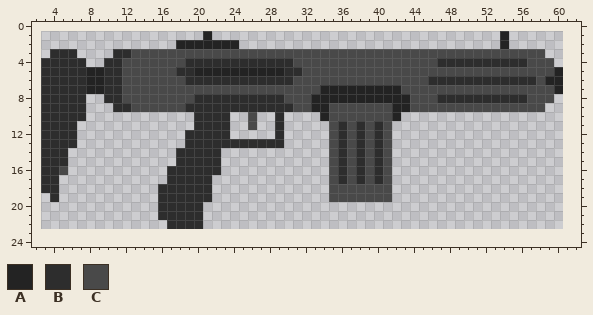
Pixel-art sprite: src/assets/weapons/shotgun/sprite.png. The picture above is the old version.
The file is 58x22 pixels. Pixels under 10% opacity are left out. Colours within 5 levels of each other are drawn and written as one. Shown: x 2..62, y 0..24. The old version is drawn lined up with the new one, on the new canvas.
Palette (. is transparent): A #232323  B #2d2d2d  C #494949
Pixels before, first column x 3:
 1 ..................A................................A......
 2 ...............AAAAAAA.............................A......
 3 .BBB....BBCCCCCCCCCCCCCCCCCCCCCCCCCCCCCCCCCCCCCCCCCCCCCC..
 4 BBBBB..BBCCCCCCCBBBBBBBBBBBBCCCCCCCCCCCCCCCCBBBBBBBBBBCCC.
 5 BBBBBAABBCCCCCCBBAAAAAAAAAABBCCCCCCCCCCCCCCCCCCCCCCCCCCCCA
 6 BBBBBAABBCCCCCCCBBBBBBBBBBBBCCCCCCCCCCCCCCCBBBBBBBBBBBBCAA
 7 BBBBBAABBCCCCCCCCCCCCCCCCCCCCCCAAAAAAAAACCCCCCCCCCCCCCCCCA
 8 BBBBB..BBCCCCCCCCBBBBBBBBBBCCCAAAAAAAAAAACCCBBBBBBBBBBCCC.
 9 BBBBB...BBCCCCCCBBBBBBBBBBBBCCAACCCCCCCAACCCCCCCCCCCCCCC..
10 BBBBB............BBBB..C..B....ACCCCCCCA..................
11 BBBB.............BBBB..C..B.....CBCBCBC...................
12 BBBB............BBBBB.....B.....CBCBCBC...................
13 BBBB............BBBBBBBBBBB.....CBCBCBC...................
14 BBB............BBBBB............CBCBCBC...................
15 BBB............BBBBB............CBCBCBC...................
16 BBC...........BBBBBB............CBCBCBC...................
17 BB............BBBBB.............CBCBCBC...................
18 BB...........BBBBBB.............CCCCCCC...................
19 .B...........BBBBBB.............CCCCCCC...................
20 .............BBBBB........................................
21 .............BBBBB........................................
22 ..............BBBB........................................
After:
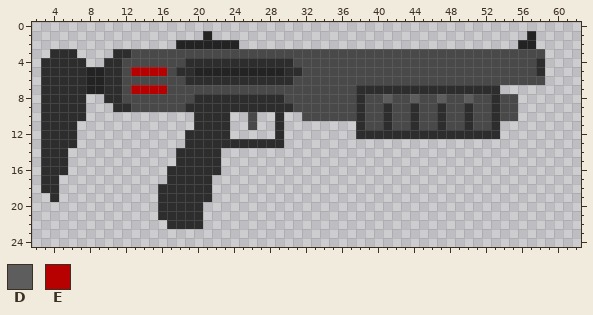
Colours new in this view: D #5d5d5d  E #b70000
Diff:
canvas 58x22 -> 64x32, the old top-left corner now at 3,1
There is now colour A in row 1 at x 57; in row 2 at x 56 to 57.
There is now colour B in rows 10 to 11 at x 44, 47, 50 and 53; in row 12 at x 42 to 53.
The edit turns colour A into colour B in row 7 at x 38 to 42; in row 8 at x 38.
The edit turns colour C into colour B in rows 4 to 5 at x 58; in row 7 at x 43 to 53; in row 9 at x 38, 41, 44, 47, 50 and 53; in row 10 at x 38 and 41; in row 11 at x 41; in row 12 at x 39 and 41.
The edit turns colour C into colour B in row 16 at x 5.
There is now colour C in row 10 at x 32 to 33, 43, 45 to 46, 48 to 49, 51 to 52 and 54 to 55; in row 11 at x 42 to 43, 45 to 46, 48 to 49 and 51 to 52.
The edit turns colour A into colour C in row 7 at x 34 to 37; in row 8 at x 33 to 37, 39 to 40 and 42 to 43; in row 9 at x 33 to 34 and 42 to 43; in row 10 at x 34 and 42.
The edit turns colour B into colour C in row 4 at x 47 to 56; in row 6 at x 46 to 57; in row 8 at x 48 to 49, 51 to 52 and 54 to 55; in row 11 at x 40.
The edit turns colour A into colour D in row 8 at x 41.
The edit turns colour B into colour D in row 8 at x 47 and 50.
The edit turns colour C into colour D in row 8 at x 44.
The edit turns colour C into colour E in row 5 at x 13 to 16; in row 7 at x 13 to 16.
The author cleared colour A in rows 1 to 2 at x 54; in row 5 at x 60; in row 6 at x 59 to 60; in row 7 at x 60.
The author cleared colour B in row 8 at x 56; in rows 11 to 12 at x 36; in rows 13 to 17 at x 36, 38 and 40.
The author cleared colour C in rows 4 to 5 at x 59; in row 7 at x 54 to 59; in row 8 at x 57 to 59; in row 9 at x 56 to 58; in rows 11 to 12 at x 35 and 37; in rows 13 to 17 at x 35, 37, 39 and 41.
The author cleared colour C in rows 18 to 19 at x 35 to 41.
Where, in picture pixels (left, top, right, bottom), the same in both pictures:
changed: (302, 31, 563, 202)
changed: (131, 67, 167, 94)
changed: (59, 166, 68, 175)
